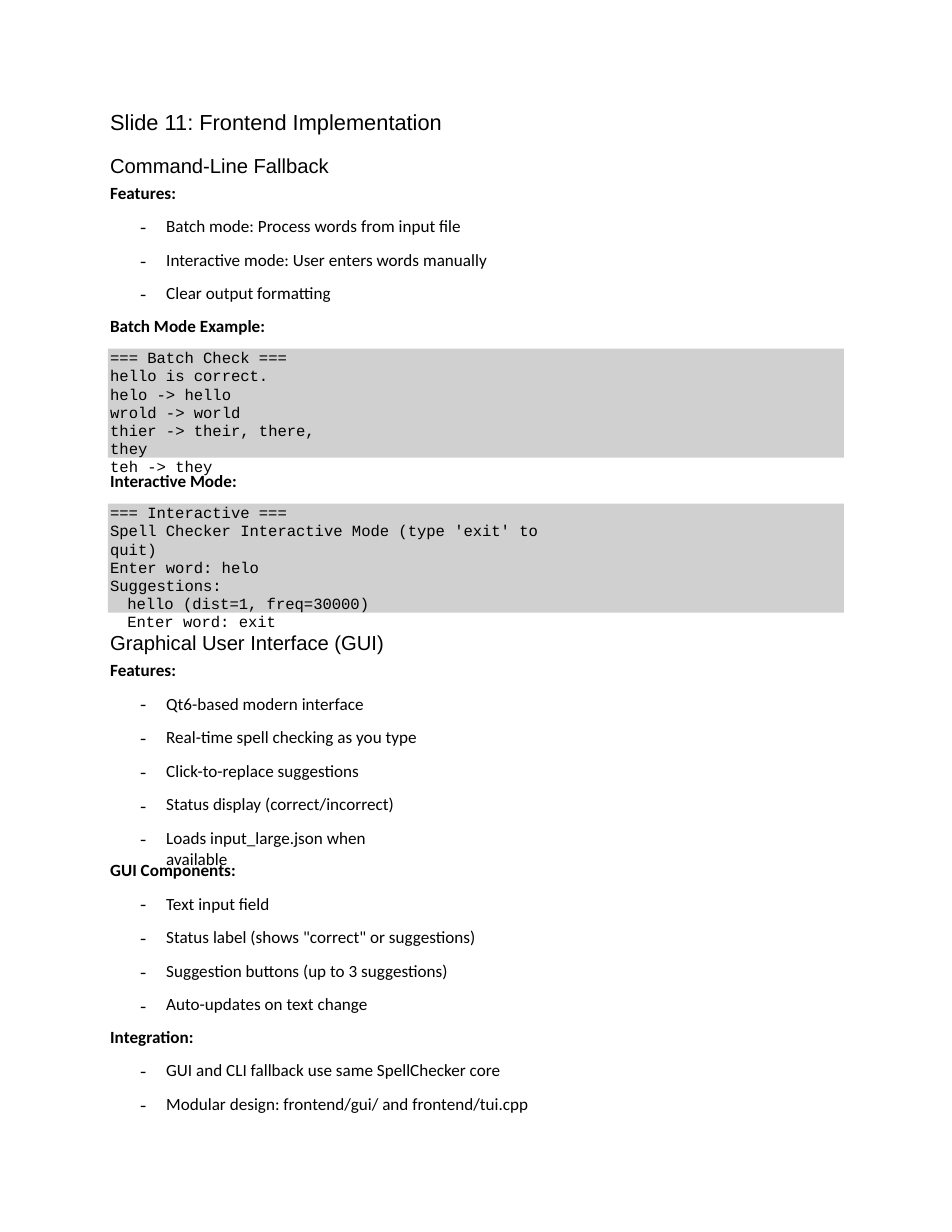
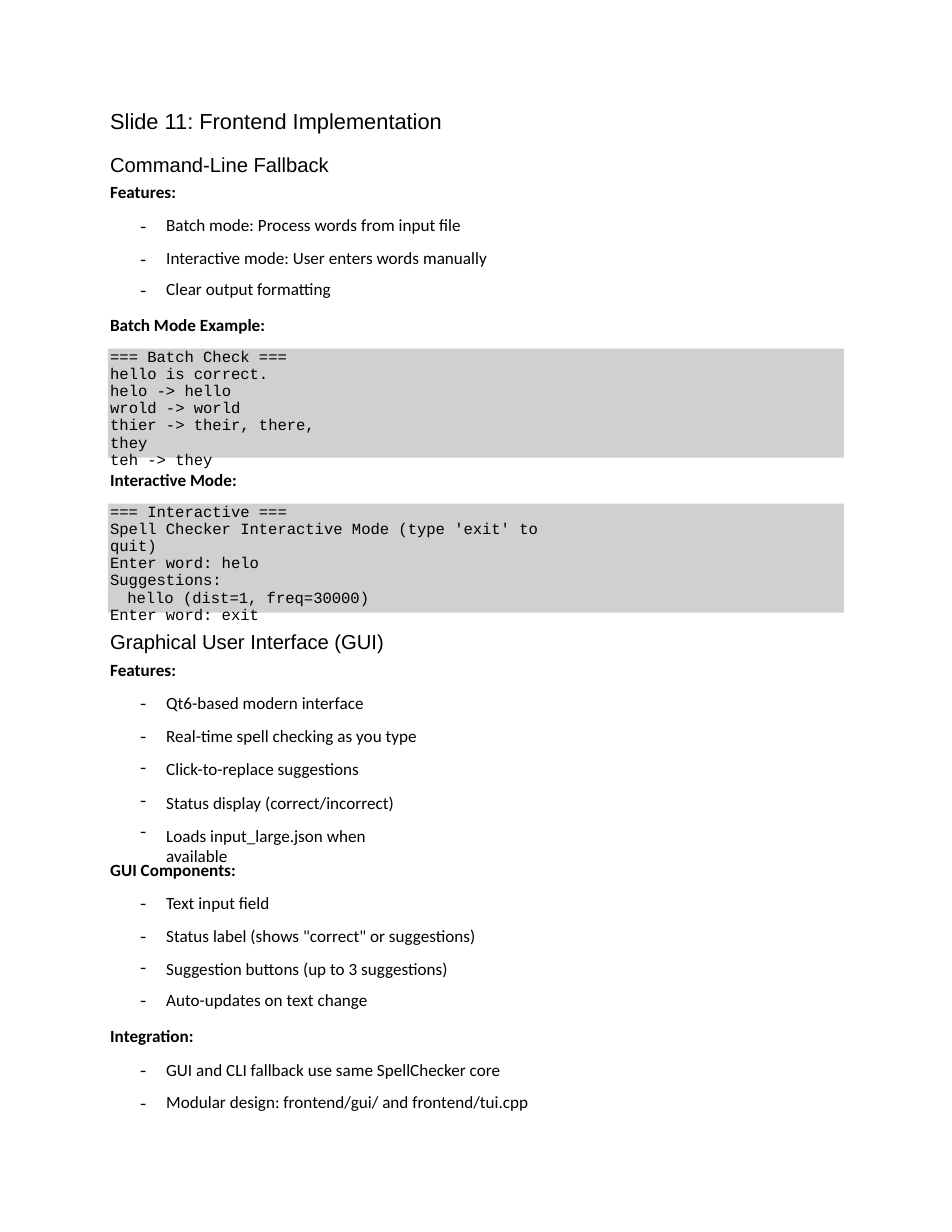
Before and after one commit to KenanOzcakir/Yeditepe-CSE-211-SpringTermProject, a slide deck: slide 9 of docs/presentation.pptx. Drawn at 952x1232 pixels with LibreOffice and Linux fonts; fonts in the diff are those of the drawing; grey boxes stand for pictures. Boxes give left, top, right and bottom in pixels: in the first picture for what was removed or moved away, otherwise in the second. Text is boxed around its words. In the diff, an @@ line names an element or a change of style, - is before the commit and + after.

```diff
--- a/docs/presentation.pptx
+++ b/docs/presentation.pptx
@@ text "Batch mode: Process words from ..." at [166, 219, 487, 298]: line spacing 13.4pt to 13pt; less space between paragraphs @@
@@ text "=== Batch Check ===" at [110, 351, 315, 468]: line spacing 11.7pt to 11pt @@
@@ text "=== Interactive ===" at [110, 506, 538, 620]: line spacing 11.7pt to 11pt; indent changed @@
@@ line spacing 12.5pt to 12pt; less space between paragraphs in 3 elements at [138, 217, 167, 301], [138, 895, 167, 1011], [138, 694, 167, 842] @@
@@ line spacing 13.4pt to 13pt in 5 elements at [110, 474, 237, 486], [110, 864, 236, 879], [166, 1064, 528, 1111], [166, 730, 417, 778], [166, 796, 394, 867] @@
@@ text "Status label (shows "correct" or ..." at [166, 929, 475, 1009]: line spacing 13.4pt to 13pt; less space between paragraphs @@
@@ text "-" at [138, 1062, 167, 1114]: line spacing 12.5pt to 12pt @@
```
Also in this commit, not shown: 13 other slides changed.
